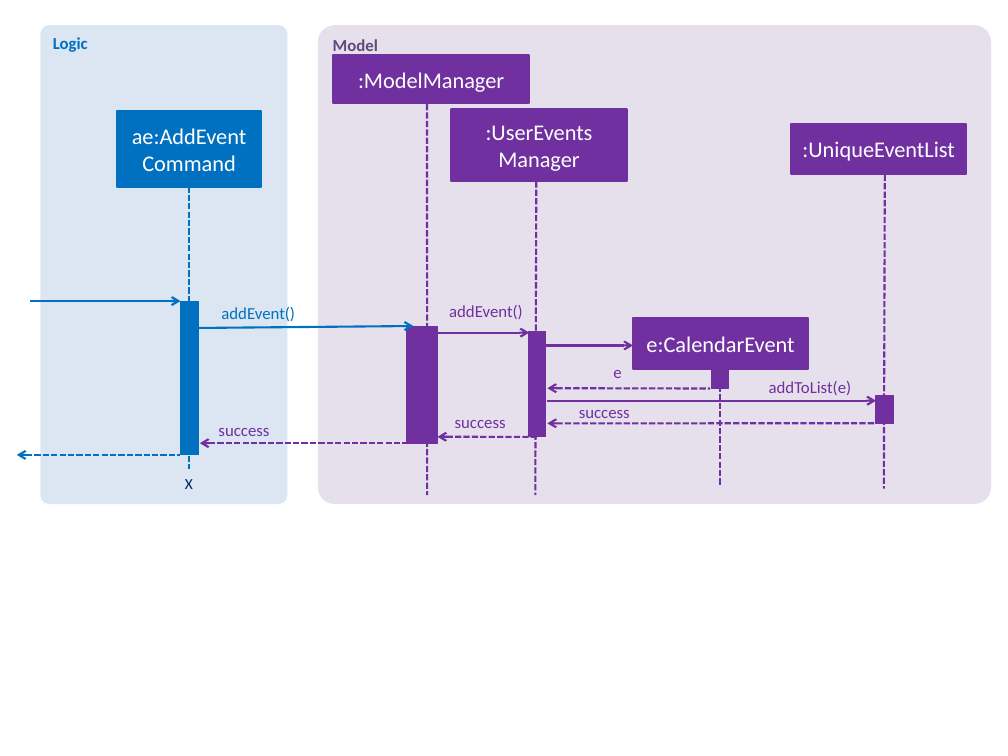
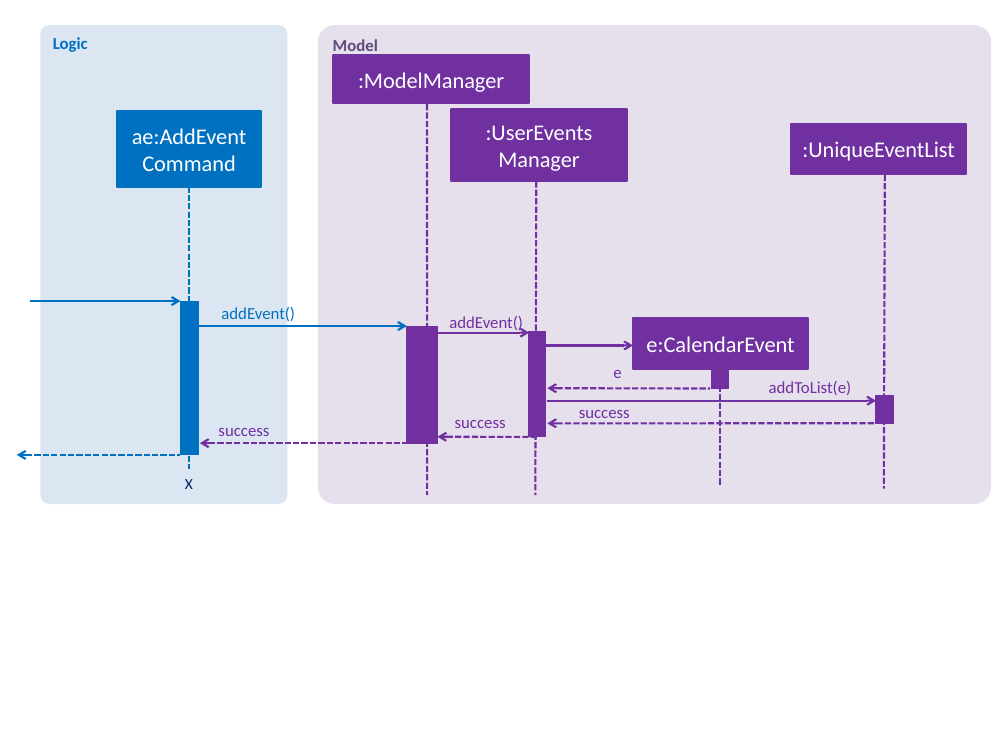
Before and after one commit to CS2103JAN2018-W13-B1/addressbook-level4, a slide deck: slide 1 of docs/diagrams/AddEventSD.pptx. Drawn at 1008x756 pixels with LibreOffice and Linux fonts; fonts in the diff are those of the drawing. Boxes give left, top, right and bottom in pixels: in the first picture for what was removed or moved away, otherwise in the second. Text is boxed around its words. In the diff, an @@ line names an element or a change of style, - is before the commit and + after.

Commit message:
Edited the diagrams used and description of Implementation of Calendar and event management.

```diff
--- a/docs/diagrams/AddEventSD.pptx
+++ b/docs/diagrams/AddEventSD.pptx
@@ arrow moved from (199, 328) - (413, 326) to (199, 326) - (407, 326) @@
@@ text "addEvent()": place and size @@
-text "addEvent()" at (449, 305, 523, 319)
+text "addEvent()" at (449, 316, 523, 332)
```
Also in this commit, not shown: 4 other files.
